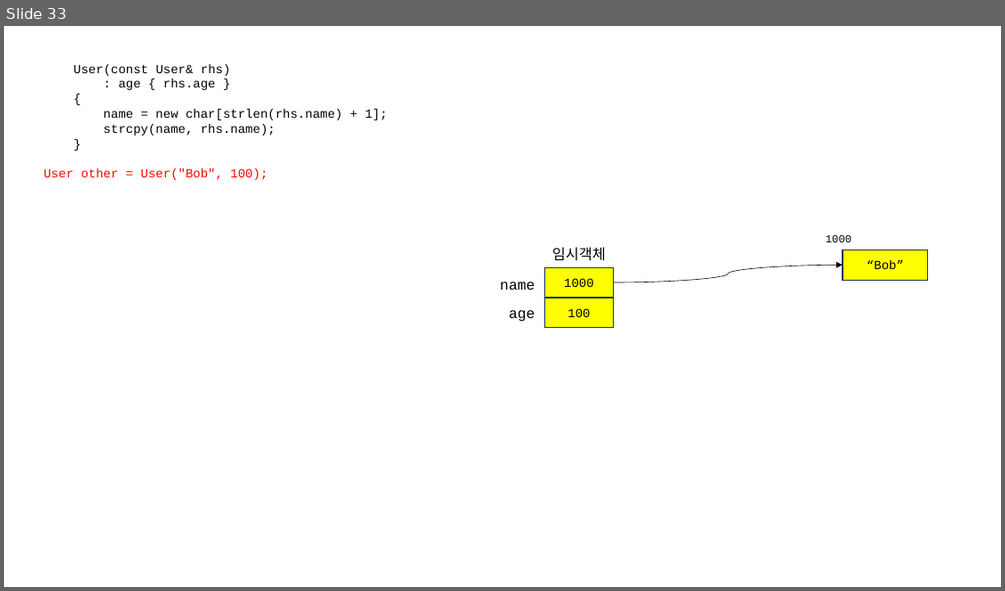
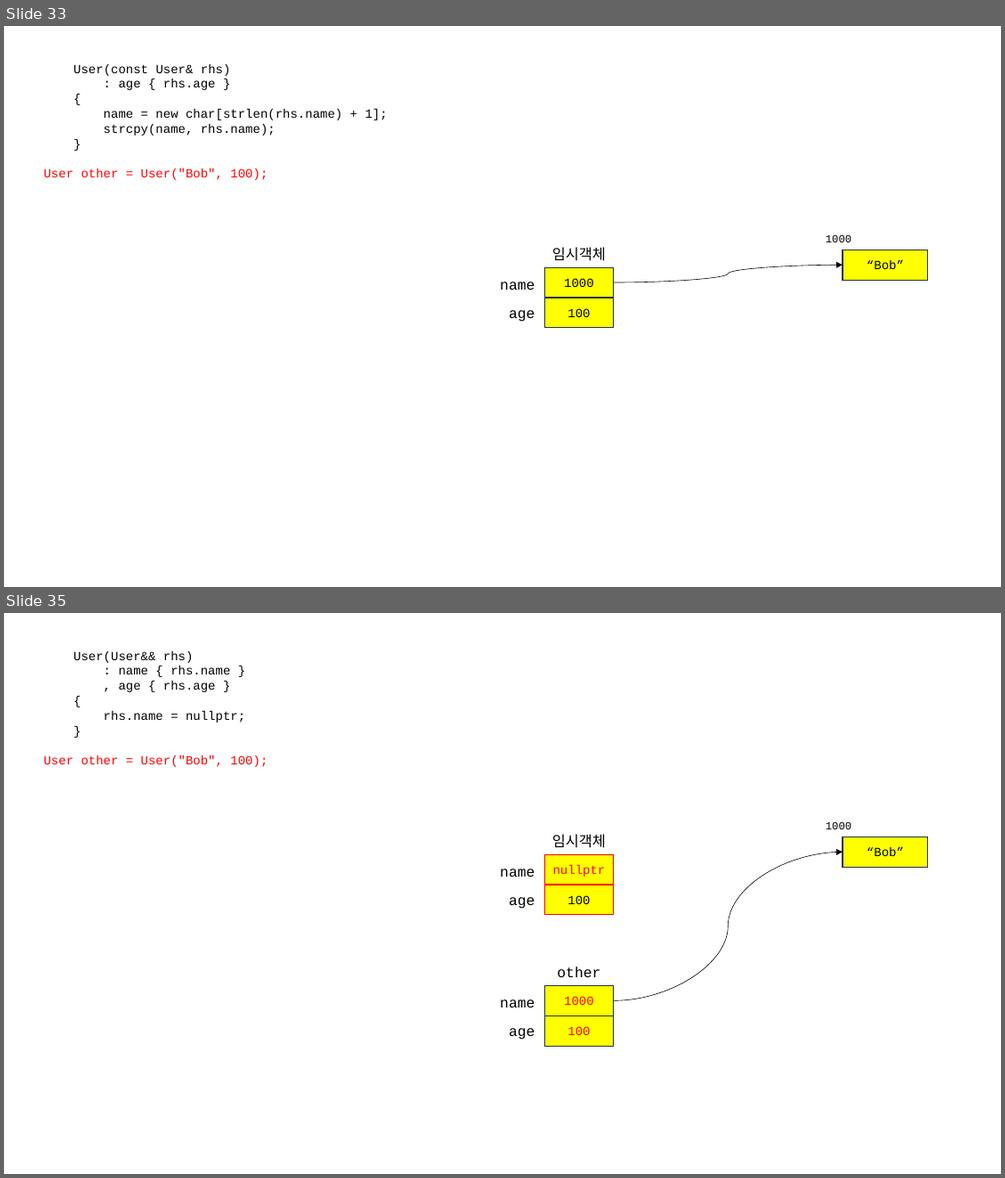
Before and after one commit to 72nkyung/hyundai_230807, a slide deck: hyundai_230807.pptx. Shown one above the other, each under a label of ours: slide 33 before the commit, slides 33 and 35 after it; the slides between them are not shown. The pictures are 1005x591 and 1005x1178 pixels, drawn with LibreOffice and Linux fonts; fonts in the diff are those of the drawing. Boxes give left, top, right and bottom in pixels: in the first picture for what was removed or moved away, otherwise in the second. Text is boxed around its words. In the diff, an @@ line names an element or a change of style, - is before the commit and + after.

```diff
--- a/hyundai_230807.pptx
+++ b/hyundai_230807.pptx
@@ slide 35 added at (x1=4, y1=613, x2=1001, y2=1174), background #FFFFFF @@
@@ text added at (x1=44, y1=651, x2=267, y2=767), 12 pt, text #000000 @@
+User(User&& rhs)
+: name { rhs.name }
+, age { rhs.age }
+{
+rhs.name = nullptr;
+}
+User other = User("Bob", 100);
@@ text added at (x1=825, y1=821, x2=851, y2=829), 10.5 pt, text #000000 @@
+1000
@@ text added at (x1=552, y1=834, x2=606, y2=848), 14 pt, text #000000 @@
+임시객체
@@ curved arrow added from (614, 1000) to (842, 852), #000000 0.5 pt @@
@@ rectangle added at (x1=842, y1=836, x2=928, y2=867), fill #FFFF00, outline #1E3256 1 pt, 12 pt, text #000000 @@
+“Bob”
@@ text added at (x1=500, y1=868, x2=534, y2=876), 14 pt, text #000000 @@
+name
@@ rectangle added at (x1=544, y1=854, x2=614, y2=884), fill #FFFF00, outline #FF0000 1 pt, 12 pt, text #FF0000 @@
+nullptr
@@ text added at (x1=509, y1=897, x2=534, y2=908), 14 pt, text #000000 @@
+age
@@ rectangle added at (x1=544, y1=884, x2=614, y2=915), fill #FFFF00, outline #FF0000 1 pt, 12 pt, text #000000 @@
+100
@@ rectangle added at (x1=544, y1=985, x2=614, y2=1015), fill #FFFF00, outline #1E3256 1 pt, 12 pt, text #FF0000 @@
+1000
@@ text added at (x1=557, y1=966, x2=600, y2=977), 14 pt, text #000000 @@
+other
@@ text added at (x1=500, y1=999, x2=534, y2=1007), 14 pt, text #000000 @@
+name
@@ text added at (x1=509, y1=1028, x2=534, y2=1039), 14 pt, text #000000 @@
+age
@@ rectangle added at (x1=544, y1=1015, x2=614, y2=1046), fill #FFFF00, outline #1E3256 1 pt, 12 pt, text #FF0000 @@
+100
```
Also in this commit, not shown: 1 slide changed, 2 other files.
